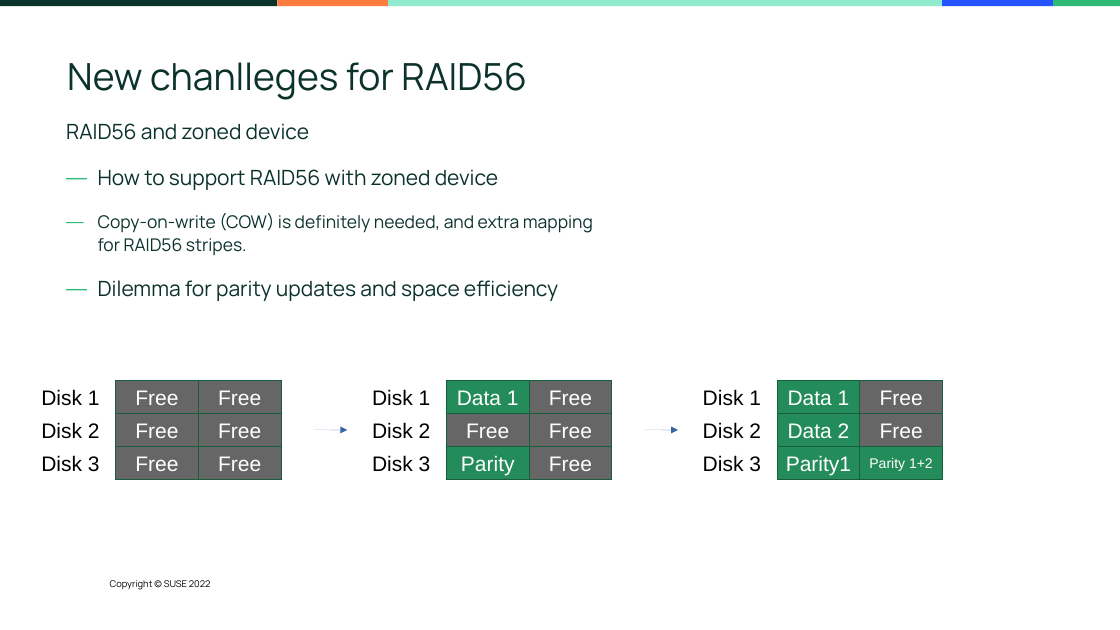
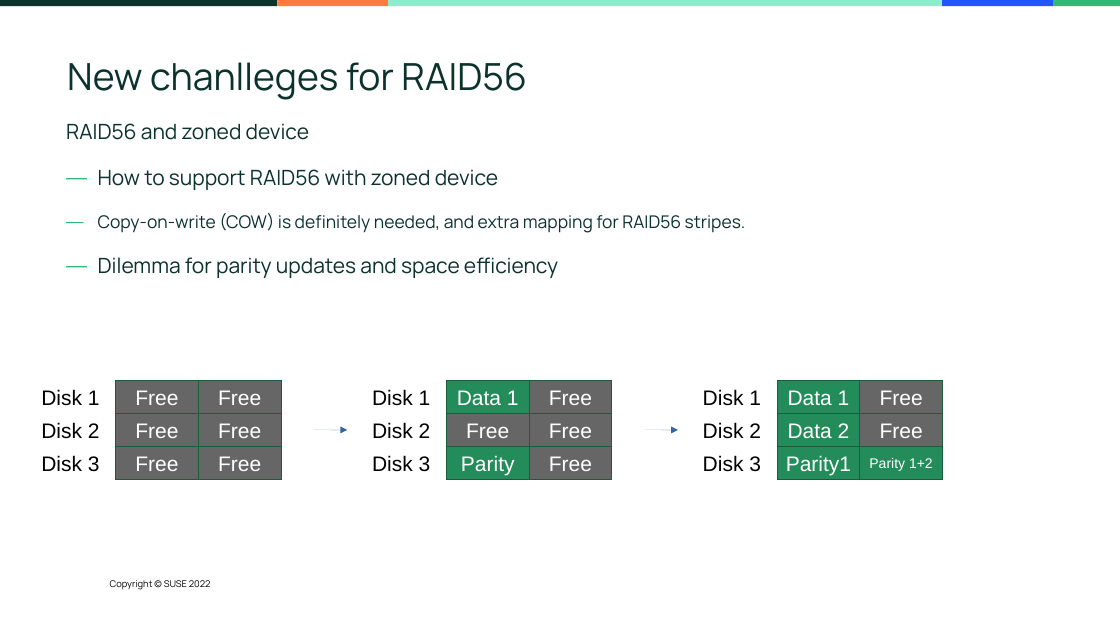
Before and after one commit to adam900710/btrfs_talk, a slide deck: slide 12 of RAID56.odp. Drawn at 1120x630 pixels with LibreOffice and Linux fonts; fonts in the diff are those of the drawing; background and template pictures are left out. Boxes give left, top, right and bottom in pixels: in the first picture for what was removed or moved away, otherwise in the second. Text is boxed around its words. In the diff, an @@ line names an element or a change of style, - is before the commit and + after.

Commit message:
rai56: update the slides to use examples representing btrfs RAID56

```diff
--- a/RAID56.odp
+++ b/RAID56.odp
@@ text "RAID56 and zoned device" rewrapped from [66, 123, 593, 301] to [66, 123, 746, 278] @@
```
Also in this commit, not shown: 7 other slides changed.
